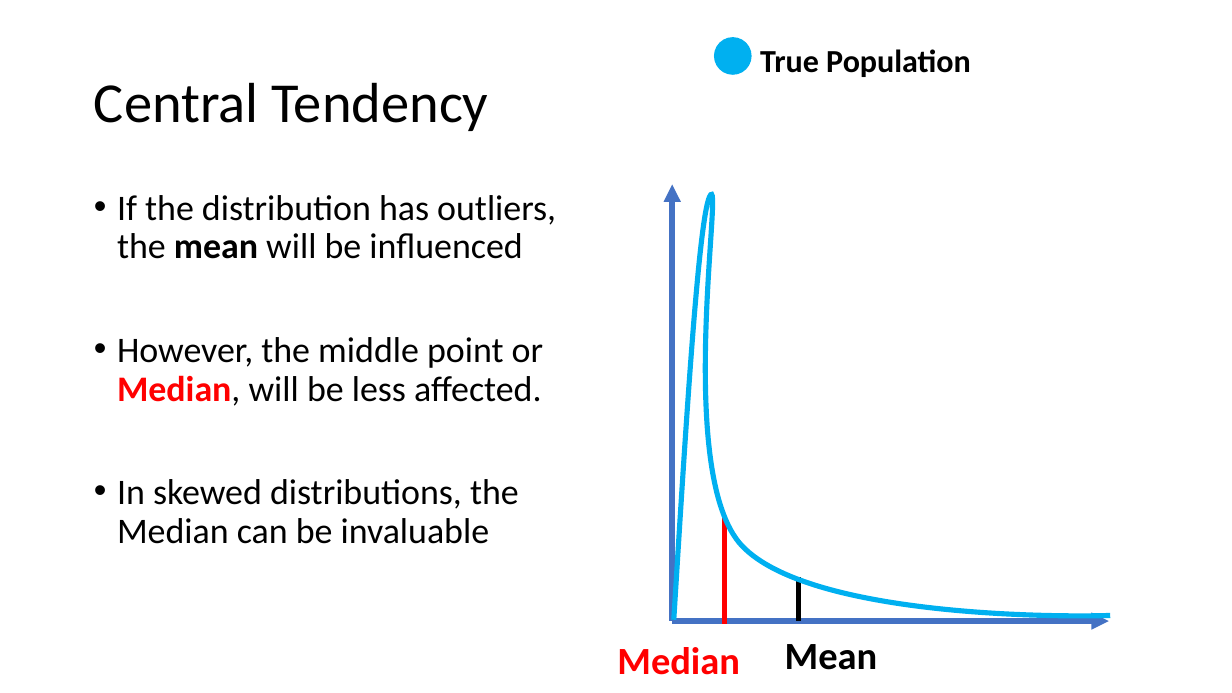
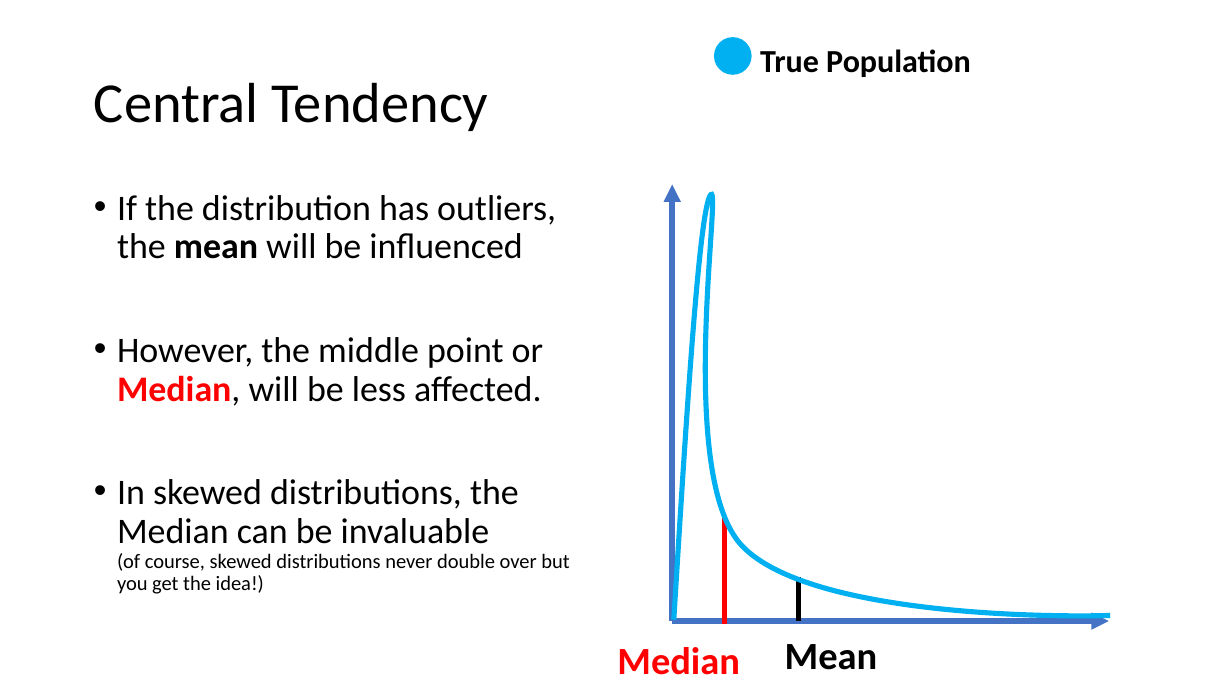
Before and after one commit to paulgarrettphd/Site, a slide deck: slide 15 of presentations/studenteducation/Basic Stat with Paul.pptx. Drawn at 1232x693 pixels with LibreOffice and Linux fonts; fonts in the diff are those of the drawing. Boxes give left, top, right and bottom in pixels: in the first picture for what was removed or moved away, otherwise in the second. Text is boxed around its words. In the diff, an @@ line names an element or a change of style, - is before the commit and + after.

```diff
--- a/presentations/studenteducation/Basic Stat with Paul.pptx
+++ b/presentations/studenteducation/Basic Stat with Paul.pptx
@@ text at [117,479,569,594]: text changed; size 28 to 16 pt @@
-• In skewed distributions, the Median can be invaluable
+• In skewed distributions, the Median can be invaluable
+  (of course, skewed distributions never double over but you get the idea!)
```
Also in this commit, not shown: 1 other slide changed, 2 other files.
